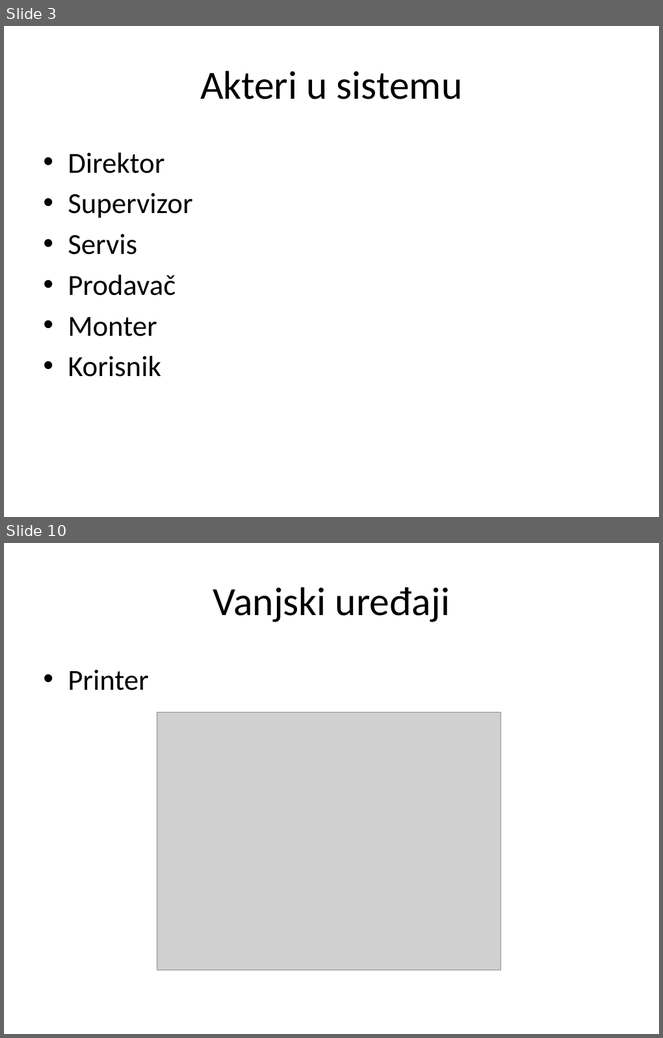
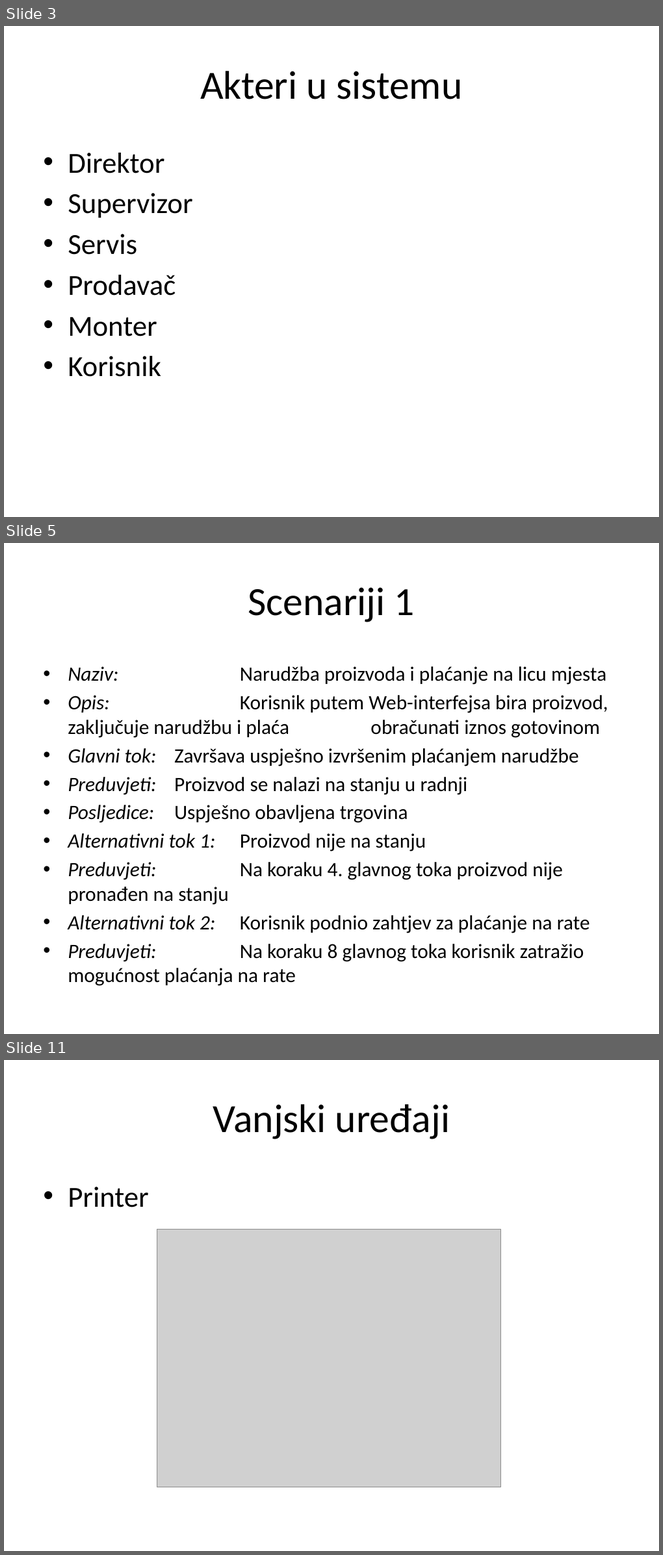
Before and after one commit to ooad-2014-2015/HeritageDev, a slide deck: Prezentacija.pptx. Shown one above the other, each under a label of ours: slides 3 and 10 before the commit, slides 3, 5 and 11 after it; the slides between them are not shown. The pictures are 663x1038 and 663x1555 pixels, drawn with LibreOffice and Linux fonts; fonts in the diff are those of the drawing; grey boxes stand for pictures; background and template pictures are left out. Boxes give left, top, right and bottom in pixels: in the first picture for what was removed or moved away, otherwise in the second. Text is boxed around its words. In the diff, an @@ line names an element or a change of style, - is before the commit and + after.

```diff
--- a/Prezentacija.pptx
+++ b/Prezentacija.pptx
@@ slide 5 added at <box>4,543,659,1034</box>, background picture (left out) @@
@@ title added at <box>248,587,415,622</box>, 44 pt, text #000000 @@
+Scenariji 1
@@ text added at <box>68,667,608,986</box>, 22.4 pt, text #000000 @@
+• Naziv: Narudžba proizvoda i plaćanje na licu mjesta
+• Opis: Korisnik putem Web-interfejsa bira proizvod, zaključuje narudžbu i plaća obračunati iznos gotovinom
+• Glavni tok: Završava uspješno izvršenim plaćanjem narudžbe
+• Preduvjeti: Proizvod se nalazi na stanju u radnji
+• Posljedice: Uspješno obavljena trgovina
+• Alternativni tok 1: Proizvod nije na stanju
+• Preduvjeti: Na koraku 4. glavnog toka proizvod nije pronađen na stanju
+• Alternativni tok 2: Korisnik podnio zahtjev za plaćanje na rate
+• Preduvjeti: Na koraku 8 glavnog toka korisnik zatražio mogućnost plaćanja na rate
@@ what was slide 10 is now slide 11 @@
```
Also in this commit, not shown: 5 slides changed, 6 other slides added, 2 slides removed.
